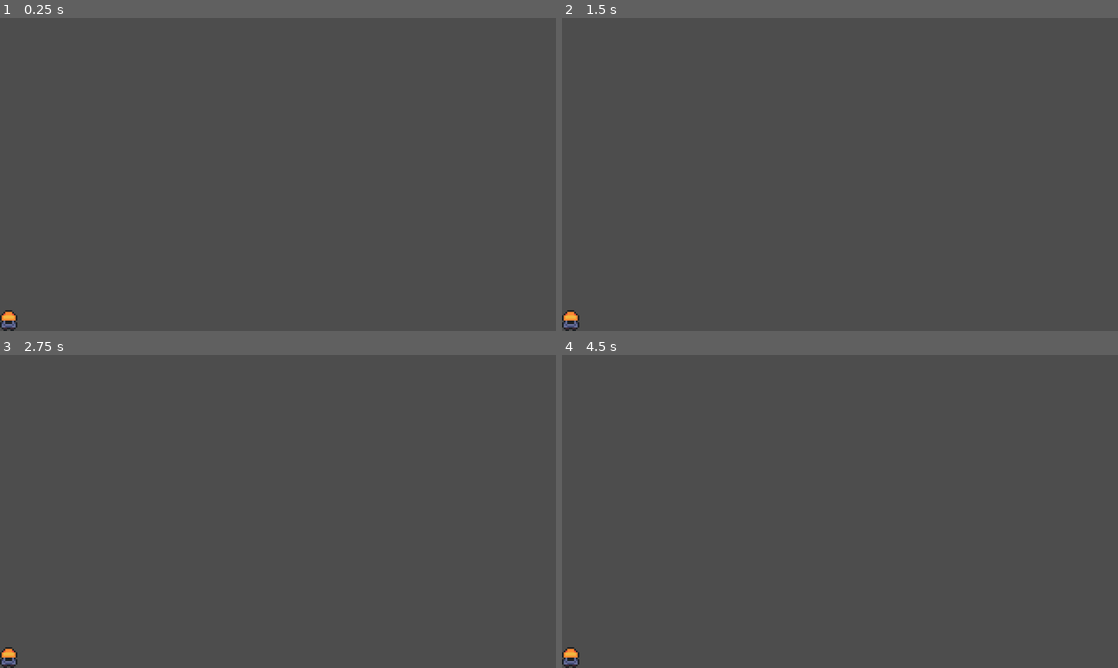
Above: before the commit, frames 1-4 (two rows, left to right).
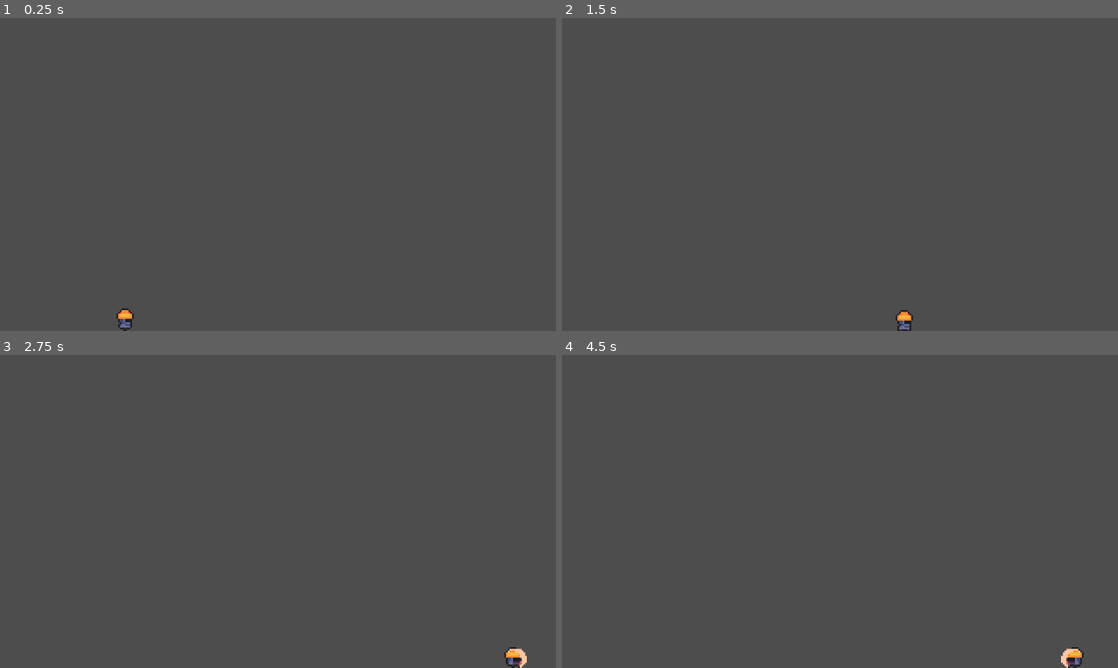
Above: after the commit, the same moments.

Repository: Erzis900/StoneMinerGame
Game: Godot game, scene res://world/world.tscn
The game is run twice, just before and just after one commit, with the same random seed, the same clock (stepped at 60 frames per second) and the same inputs.
Inputs:
- Up to frame 1 (0.25 s): no input
- Up to frame 2 (1.5 s): no input
- Up to frame 3 (2.75 s): no input
- Up to frame 4 (4.5 s): no input

The runs differ from the first frame. In frame 1, 0.3% of the frame differs, in the area x 0-25%, y 92-100%; in frame 2, 0.3%; in frame 3, 0.4%; in frame 4, 0.4%, in the area x 0-94%, y 93-100%.

Commit message:
basic miner states

Diff:
--- a/project.godot
+++ b/project.godot
@@ -23,6 +23,10 @@
 window/size/window_height_override=720
 window/stretch/mode="canvas_items"
 
+[editor_plugins]
+
+enabled=PackedStringArray("res://addons/format_on_save/plugin.cfg")
+
 [rendering]
 
 textures/canvas_textures/default_texture_filter=0
--- /dev/null
+++ b/world/lift/lift.tscn
@@ -0,0 +1,9 @@
+[gd_scene load_steps=2 format=3 uid="uid://cekf6rmx2iwnc"]
+
+[sub_resource type="RectangleShape2D" id="RectangleShape2D_4yro4"]
+size = Vector2(32, 32)
+
+[node name="Lift" type="Area2D"]
+
+[node name="CollisionShape2D" type="CollisionShape2D" parent="."]
+shape = SubResource("RectangleShape2D_4yro4")
--- a/world/miner/miner.gd
+++ b/world/miner/miner.gd
@@ -1 +1,49 @@
 class_name Miner extends Area2D
+
+# exports
+@export var movement_speed: float = 100
+
+# children
+@onready var animated_sprite: AnimatedSprite2D = $AnimatedSprite2D
+@onready var mining_timer: Timer = $MiningTimer
+
+# private
+enum States { IDLE, WALKING, MINING }
+var state: States = States.WALKING
+var direction: Vector2 = Vector2.RIGHT
+
+
+func _physics_process(delta: float) -> void:
+	if state == States.WALKING:
+		walk(delta)
+	elif state == States.MINING:
+		mine()
+
+
+func walk(delta: float) -> void:
+	position += direction * movement_speed * delta
+	animated_sprite.play("walk_right")
+
+
+func mine() -> void:
+	animated_sprite.play("mine")
+
+
+func _on_stone_wall_area_entered(_area: Area2D) -> void:
+	mining_timer.start()
+	state = States.MINING
+
+
+func _on_lift_area_entered(_area: Area2D) -> void:
+	change_walk_direction()
+
+
+func change_walk_direction() -> void:
+	direction.x *= -1
+	animated_sprite.flip_h = !animated_sprite.flip_h
+
+
+func _on_mining_timer_timeout() -> void:
+	mining_timer.stop()
+	change_walk_direction()
+	state = States.WALKING
--- a/world/miner/miner.tscn
+++ b/world/miner/miner.tscn
@@ -103,3 +103,8 @@
 [node name="AnimatedSprite2D" type="AnimatedSprite2D" parent="."]
 sprite_frames = SubResource("SpriteFrames_tan5t")
 animation = &"idle"
+
+[node name="MiningTimer" type="Timer" parent="."]
+wait_time = 2.0
+
+[connection signal="timeout" from="MiningTimer" to="." method="_on_mining_timer_timeout"]
--- /dev/null
+++ b/world/walls/stone_wall.tscn
@@ -0,0 +1,10 @@
+[gd_scene load_steps=2 format=3 uid="uid://cden776bhu3x1"]
+
+[sub_resource type="RectangleShape2D" id="RectangleShape2D_onw3s"]
+size = Vector2(20, 180)
+
+[node name="StoneWall" type="Area2D"]
+
+[node name="CollisionShape2D" type="CollisionShape2D" parent="."]
+position = Vector2(0, 90)
+shape = SubResource("RectangleShape2D_onw3s")
--- a/world/world.tscn
+++ b/world/world.tscn
@@ -1,8 +1,19 @@
-[gd_scene load_steps=2 format=3 uid="uid://f4ofdiq71cn8"]
+[gd_scene load_steps=4 format=3 uid="uid://f4ofdiq71cn8"]
 
 [ext_resource type="PackedScene" uid="uid://d3w3bugoejq75" path="res://world/miner/miner.tscn" id="1_6xmxd"]
+[ext_resource type="PackedScene" uid="uid://cden776bhu3x1" path="res://world/walls/stone_wall.tscn" id="2_tcf2h"]
+[ext_resource type="PackedScene" uid="uid://cekf6rmx2iwnc" path="res://world/lift/lift.tscn" id="3_4717r"]
 
 [node name="World" type="Node2D"]
 
 [node name="Miner" parent="." instance=ExtResource("1_6xmxd")]
-position = Vector2(5, 174)
+position = Vector2(47, 174)
+
+[node name="StoneWall" parent="." instance=ExtResource("2_tcf2h")]
+position = Vector2(310, 0)
+
+[node name="Lift" parent="." instance=ExtResource("3_4717r")]
+position = Vector2(16, 164)
+
+[connection signal="area_entered" from="StoneWall" to="Miner" method="_on_stone_wall_area_entered"]
+[connection signal="area_entered" from="Lift" to="Miner" method="_on_lift_area_entered"]
Not shown, added: addons/format_on_save/format_on_save.gd
Not shown, added: addons/format_on_save/format_on_save.gd.uid
Not shown, added: addons/format_on_save/plugin.cfg
Not shown, added: addons/format_on_save/LICENSE
